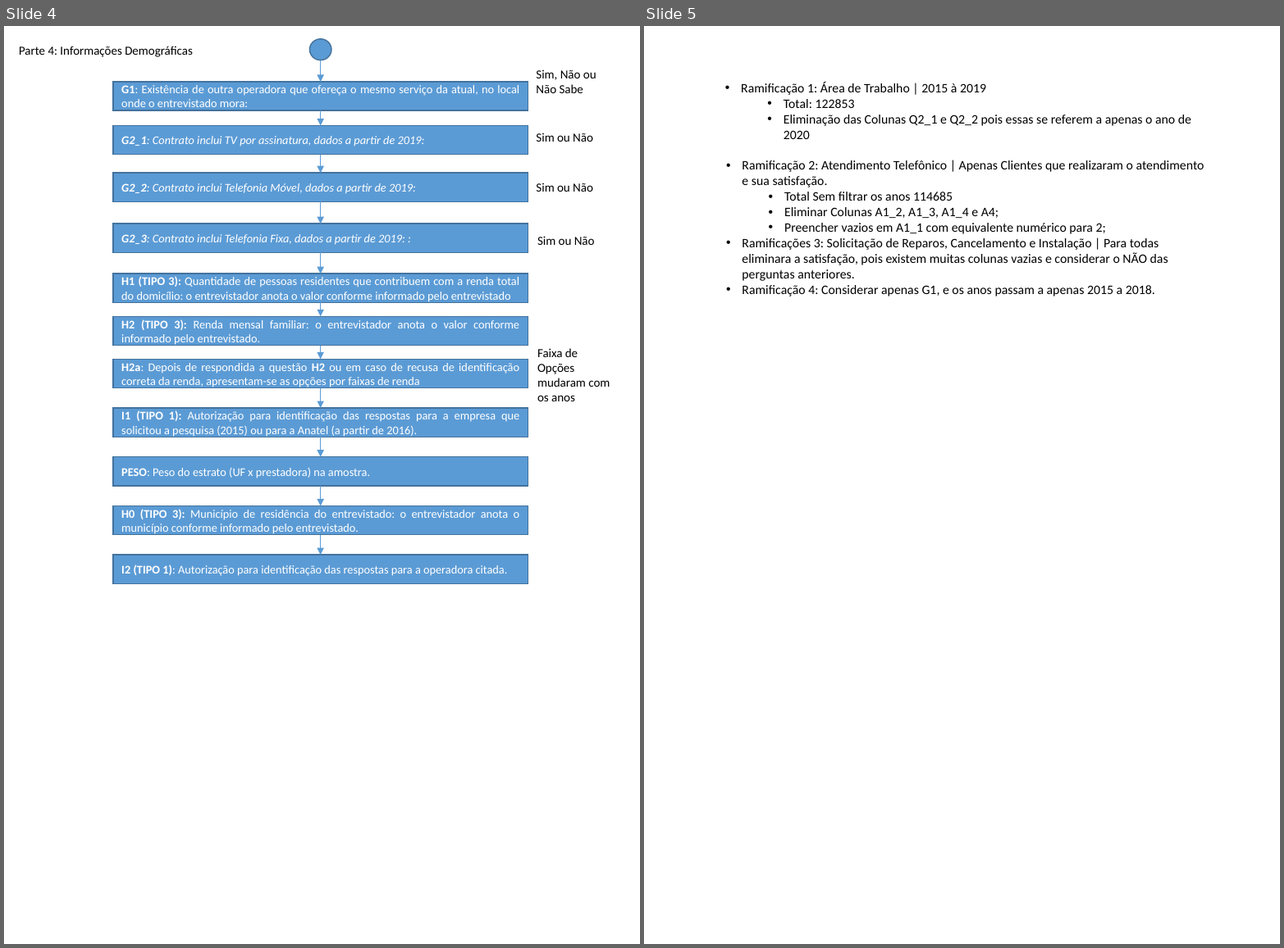
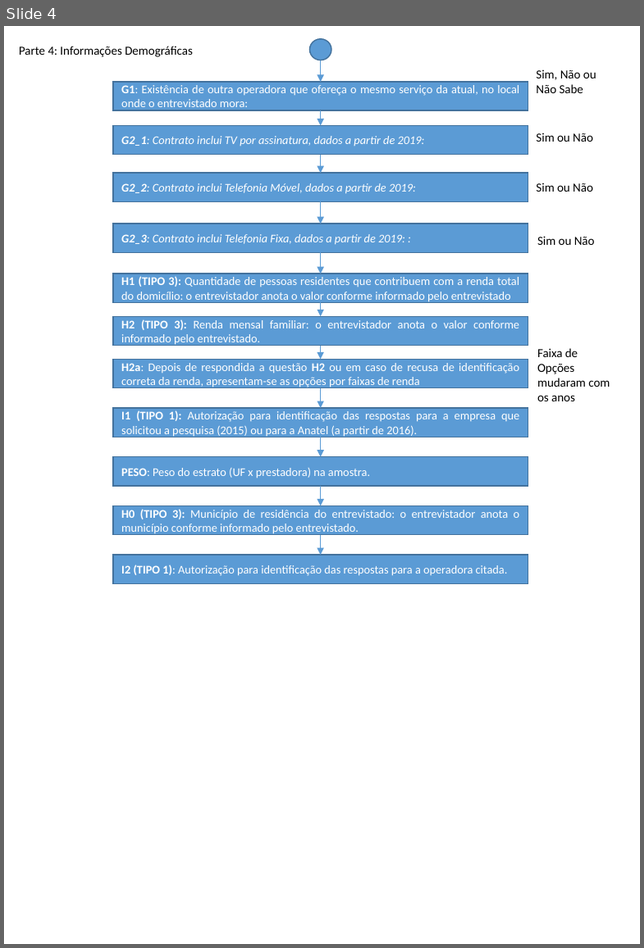
Before and after one commit to mrelero/machine-learning-anatel-database, a slide deck: Fluxo_Pesquisa.pptx. Shown side by side, each under a label of ours: slides 4 and 5 before the commit, slide 4 after it. The pictures are 1284x948 and 644x948 pixels, drawn with LibreOffice and Linux fonts; fonts in the diff are those of the drawing. Boxes give left, top, right and bottom in pixels: in the first picture for what was removed or moved away, otherwise in the second. Text is boxed around its words. In the diff, an @@ line names an element or a change of style, - is before the commit and + after.

```diff
--- a/Fluxo_Pesquisa.pptx
+++ b/Fluxo_Pesquisa.pptx
@@ slide 5 removed at bbox=[644, 26, 1280, 944], background #FFFFFF @@
@@ text removed at bbox=[741, 81, 1204, 297] @@
-• Ramificação 1: Área de Trabalho | 2015 à 2019
-  • Total: 122853
-  • Eliminação das Colunas Q2_1 e Q2_2 pois essas se referem a apenas o ano de 2020
-  • Ramificação 2: Atendimento Telefônico | Apenas Clientes que realizaram o atendimento e sua satisfação.
-    • Total Sem filtrar os anos 114685
-    • Eliminar Colunas A1_2, A1_3, A1_4 e A4;
-    • Preencher vazios em A1_1 com equivalente numérico para 2;
-    • Ramificações 3: Solicitação de Reparos, Cancelamento e Instalação | Para todas eliminara a satisfação, pois existem muitas colunas vazias e considerar o NÃO das perguntas anteriores.
-    • Ramificação 4: Considerar apenas G1, e os anos passam a apenas 2015 a 2018.
```
Also in this commit, not shown: 1 slide changed, 5 slides added, 1 other file.
